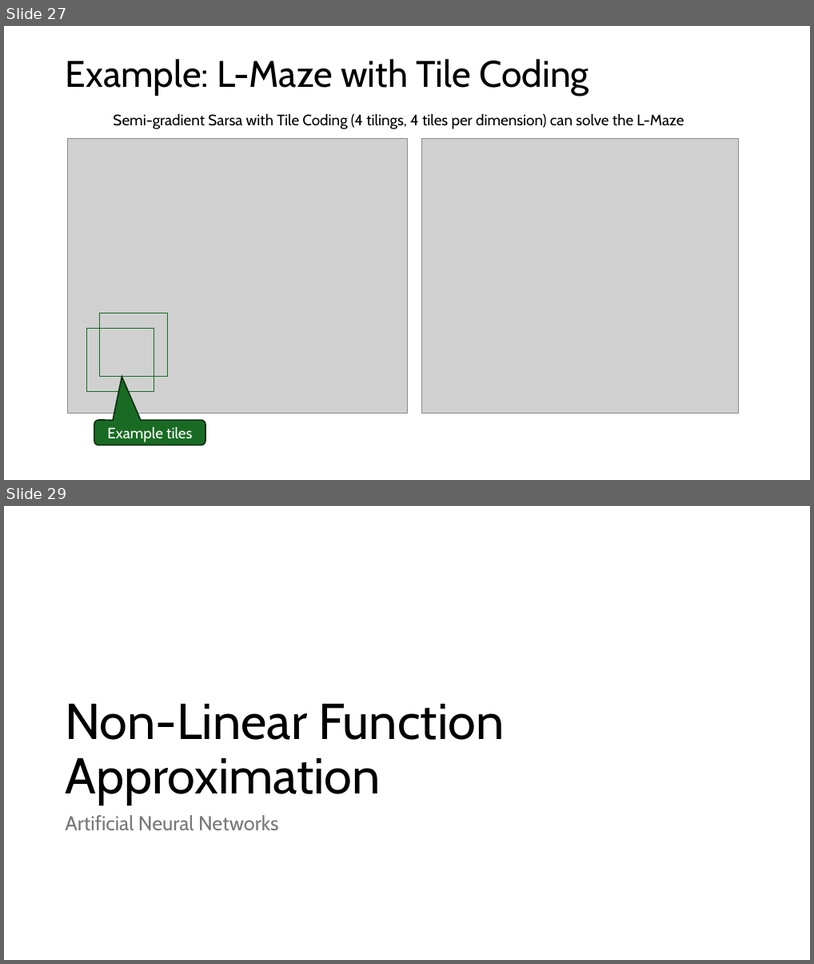
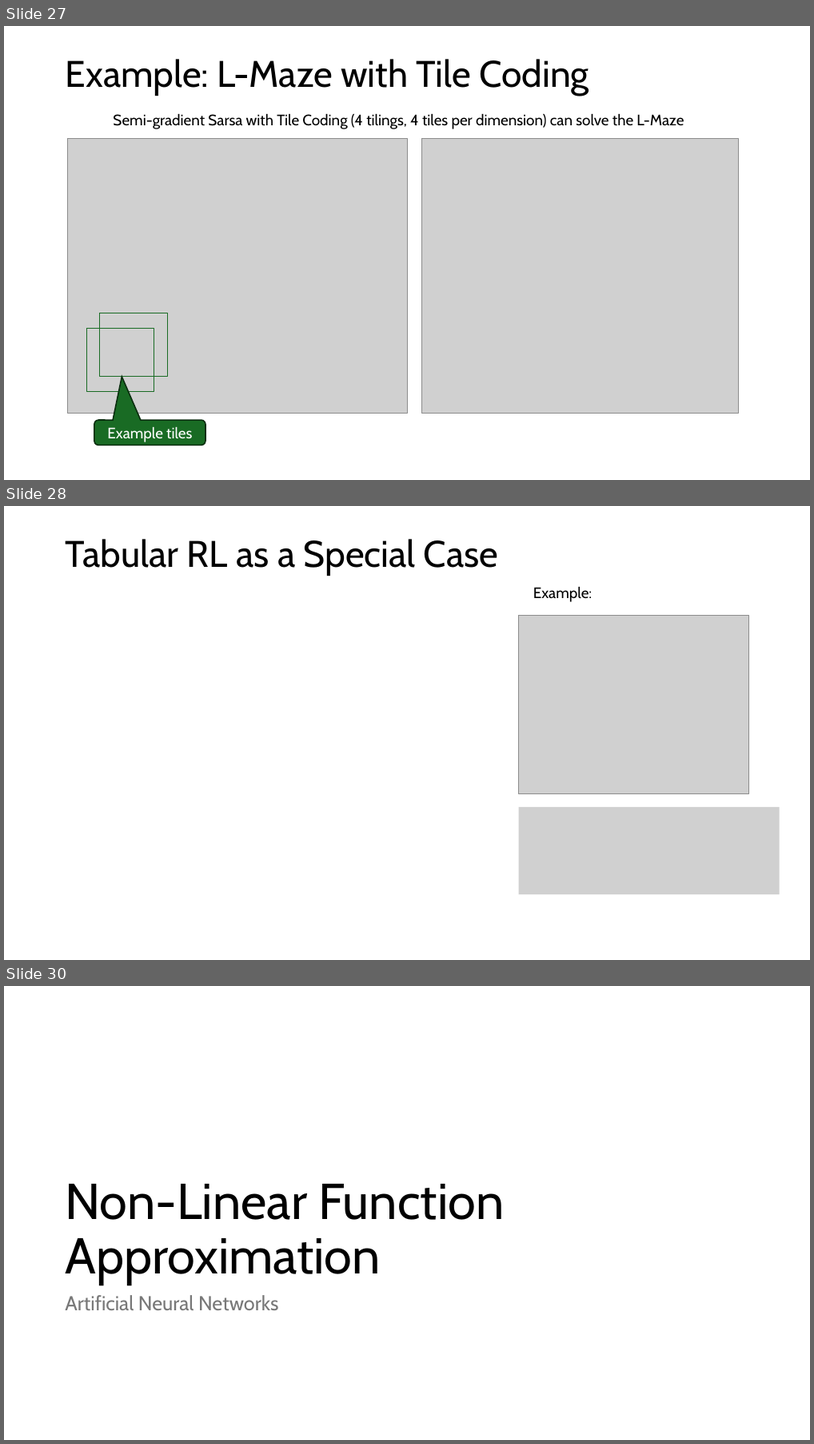
Before and after one commit to mhahsler/Introduction_to_Reinforcement_Learning, a slide deck: slides/Lecture_Chapter09.pptx. Shown one above the other, each under a label of ours: slides 27 and 29 before the commit, slides 27, 28 and 30 after it; the slides between them are not shown. The pictures are 814x964 and 814x1444 pixels, drawn with LibreOffice and Linux fonts; fonts in the diff are those of the drawing; grey boxes stand for pictures. Boxes give left, top, right and bottom in pixels: in the first picture for what was removed or moved away, otherwise in the second. Text is boxed around its words. In the diff, an @@ line names an element or a change of style, - is before the commit and + after.

```diff
--- a/slides/Lecture_Chapter09.pptx
+++ b/slides/Lecture_Chapter09.pptx
@@ slide 28 added at [4, 506, 810, 960], background #FFFFFF @@
@@ title added at [66, 539, 498, 576], 44 pt, text #000000 @@
+Tabular RL as a Special Case
@@ text added at [534, 586, 592, 602], 18 pt, text #000000 @@
+Example:
@@ picture added at [519, 616, 750, 794] @@
@@ picture added at [519, 807, 780, 894] @@
@@ what was slide 29 is now slide 30 @@
```
Also in this commit, not shown: 6 slides changed, 5 other files.
